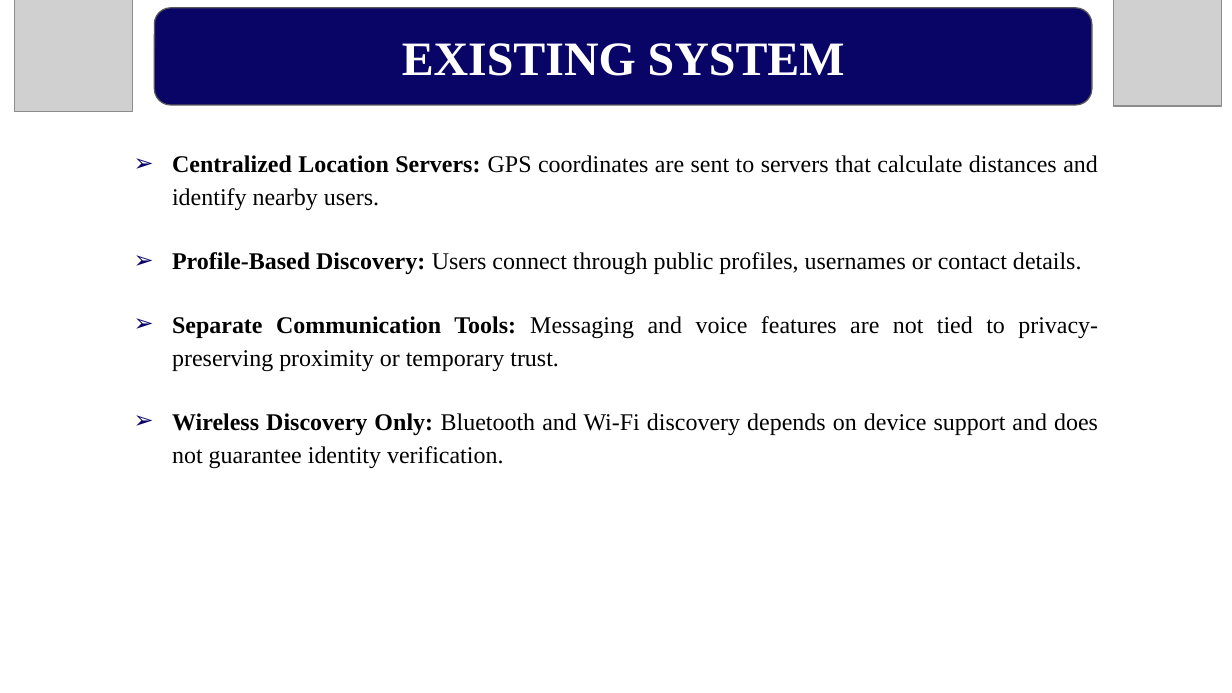
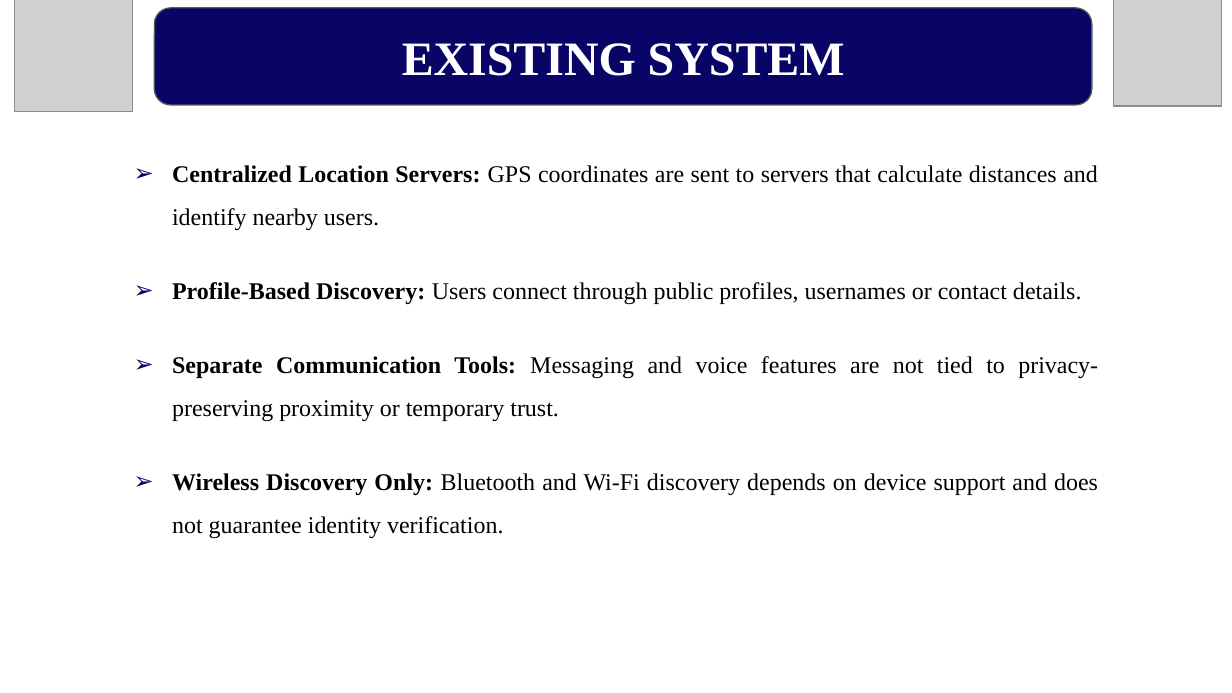
Before and after one commit to TheOrionGD/Connify-APP, a slide deck: slide 8 of docs/reports/Connify_Presentation.pptx. Drawn at 1232x693 pixels with LibreOffice and Linux fonts; fonts in the diff are those of the drawing; grey boxes stand for pictures. Boxes give left, top, right and bottom in pixels: in the first picture for what was removed or moved away, otherwise in the second. Text is boxed around its words. In the diff, an @@ line names an element or a change of style, - is before the commit and + after.

```diff
--- a/docs/reports/Connify_Presentation.pptx
+++ b/docs/reports/Connify_Presentation.pptx
@@ text "Centralized Location Servers: GPS coordinates ..." at (172,165,1098,538): line spacing 1.15 to 1.5 @@
```
Also in this commit, not shown: 18 other slides changed, 1 other file.
